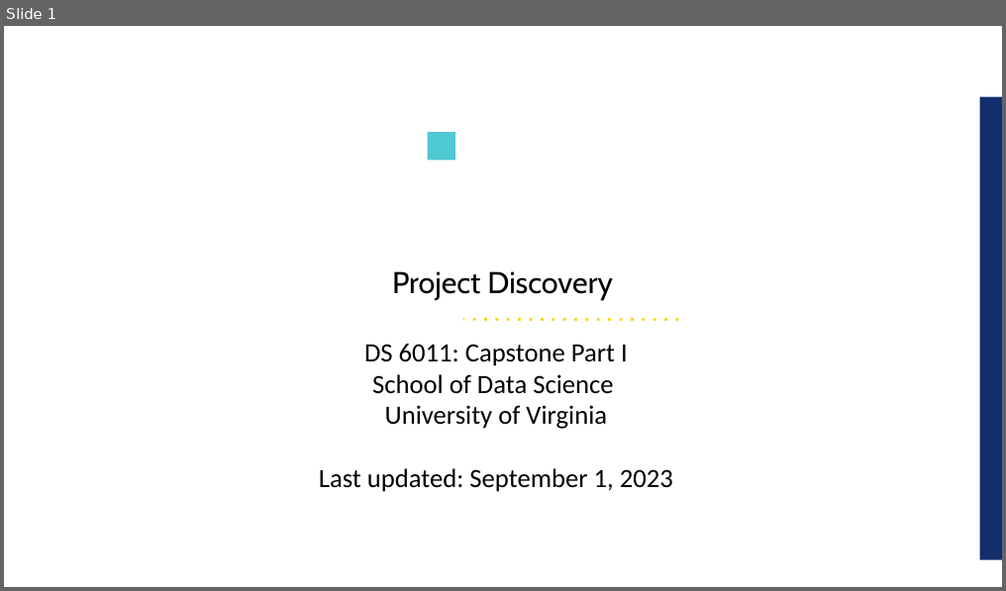
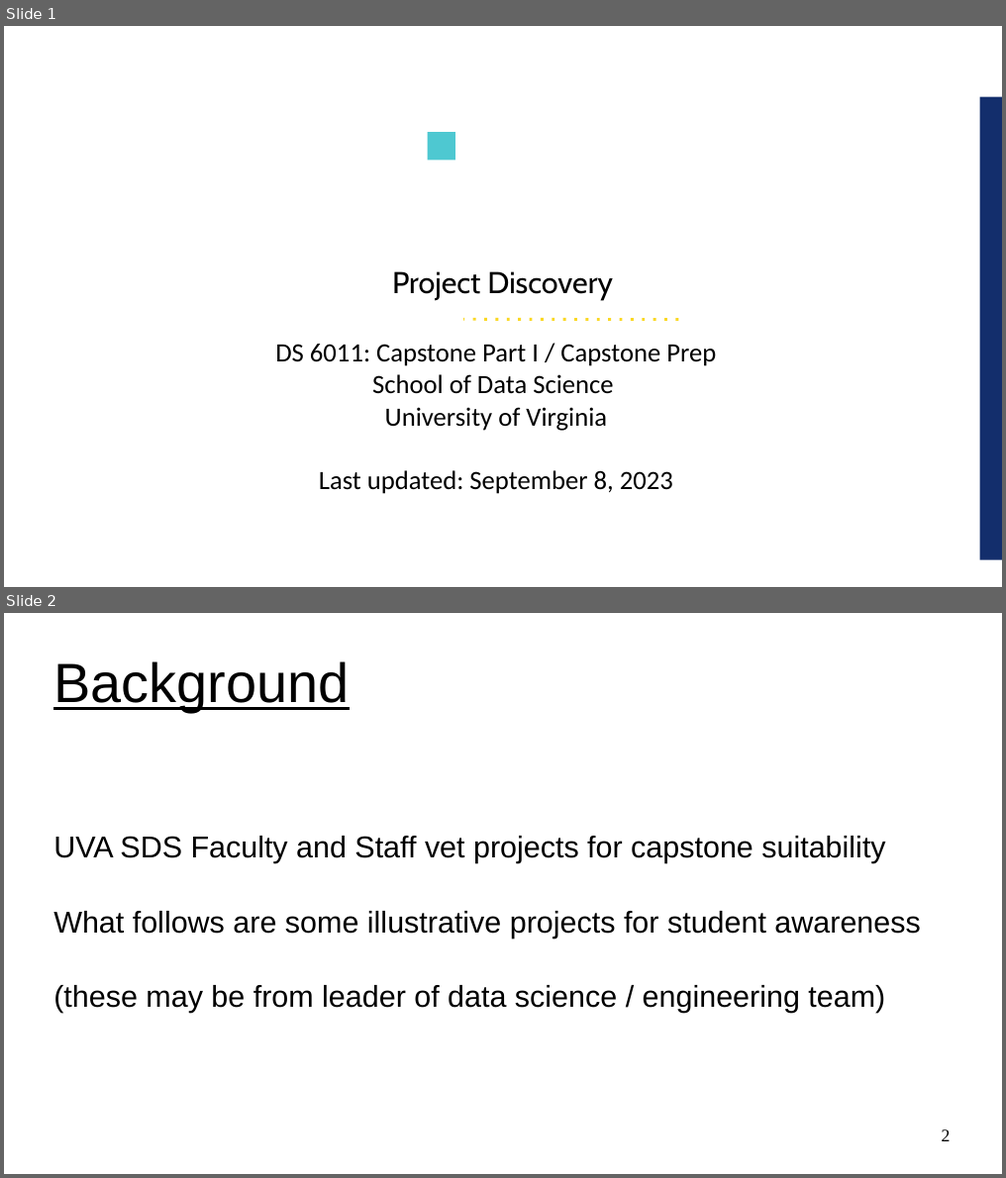
Before and after one commit to UVADS/ds6011, a slide deck: 02_project_discovery.ppt. Shown one above the other, each under a label of ours: slide 1 before the commit, slides 1 and 2 after it. The pictures are 1006x591 and 1006x1178 pixels, drawn with LibreOffice and Linux fonts; fonts in the diff are those of the drawing; background and template pictures are left out. Boxes give left, top, right and bottom in pixels: in the first picture for what was removed or moved away, otherwise in the second. Text is boxed around its words. In the diff, an @@ line names an element or a change of style, - is before the commit and + after.

Commit message:
added to project discovery

```diff
--- a/02_project_discovery.ppt
+++ b/02_project_discovery.ppt
@@ slide 2 added at [4, 613, 1002, 1174], background #FFFFFF @@
@@ title added at [54, 662, 349, 712], 44 pt, text #000000, underline @@
+Background
@@ subtitle added at [54, 836, 920, 1013], 24 pt, text #000000 @@
+UVA SDS Faculty and Staff vet projects for capstone suitability
+What follows are some illustrative projects for student awareness
+(these may be from leader of data science / engineering team)
@@ page number added at [942, 1130, 950, 1142], 14 pt, text #000000 @@
+2
@@ slide 1 changed as well @@
@@ text at [275, 344, 716, 367]: text changed @@
-DS 6011: Capstone Part I
+DS 6011: Capstone Part I / Capstone Prep
@@ text at [319, 471, 673, 494]: text changed @@
-Last updated: September 1, 2023
+Last updated: September 8, 2023
```
Also in this commit, not shown: 4 other slides changed, 2 other slides added, 1 other file.
